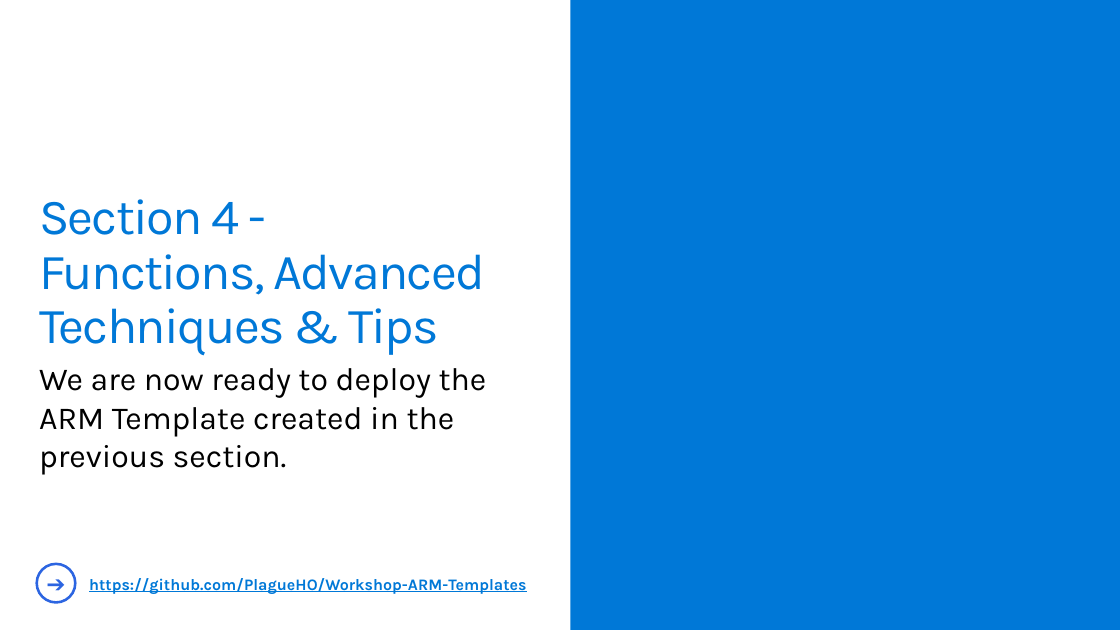
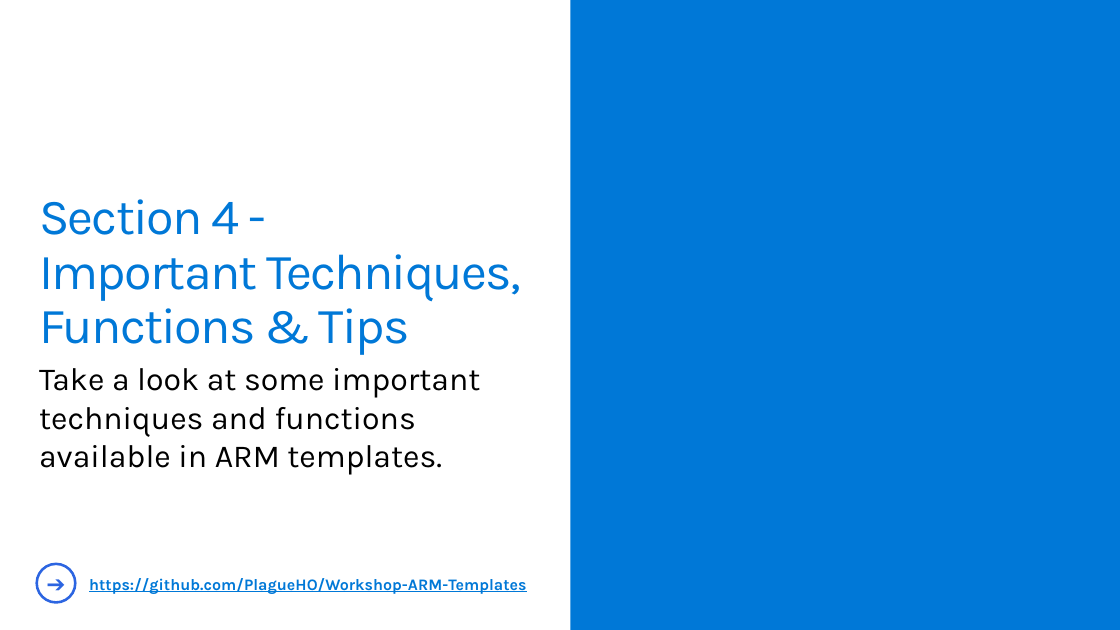
Before and after one commit to PlagueHO/Workshop-ARM-Templates, a slide deck: slide 14 of ppt/using-azure-resource-manager-templates-to-supercharge-your-azure-deployments.pptx. Drawn at 1120x630 pixels with LibreOffice and Linux fonts; fonts in the diff are those of the drawing; background and template pictures are left out. Boxes give left, top, right and bottom in pixels: in the first picture for what was removed or moved away, otherwise in the second. Text is boxed around its words. In the diff, an @@ line names an element or a change of style, - is before the commit and + after.

```diff
--- a/ppt/using-azure-resource-manager-templates-to-supercharge-your-azure-deployments.pptx
+++ b/ppt/using-azure-resource-manager-templates-to-supercharge-your-azure-deployments.pptx
@@ title at box(39, 199, 521, 355): text changed @@
-Section 4 -
-Functions, Advanced Techniques & Tips
+Section 4 -
+Important Techniques, Functions & Tips
@@ text at box(39, 368, 480, 475): text changed @@
-We are now ready to deploy the ARM Template created in the previous section.
+Take a look at some important techniques and functions available in ARM templates.
```
Also in this commit, not shown: 3 other slides changed, 1 slide added, 10 other files.
